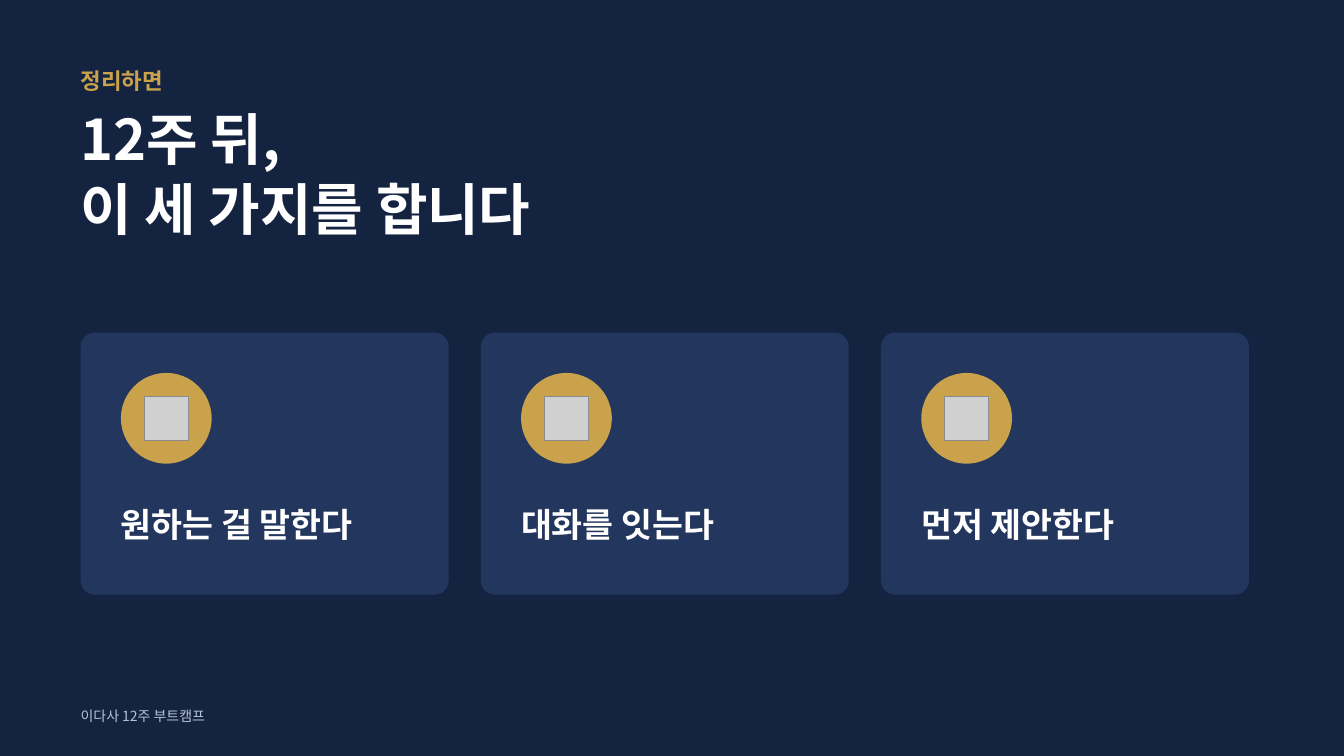
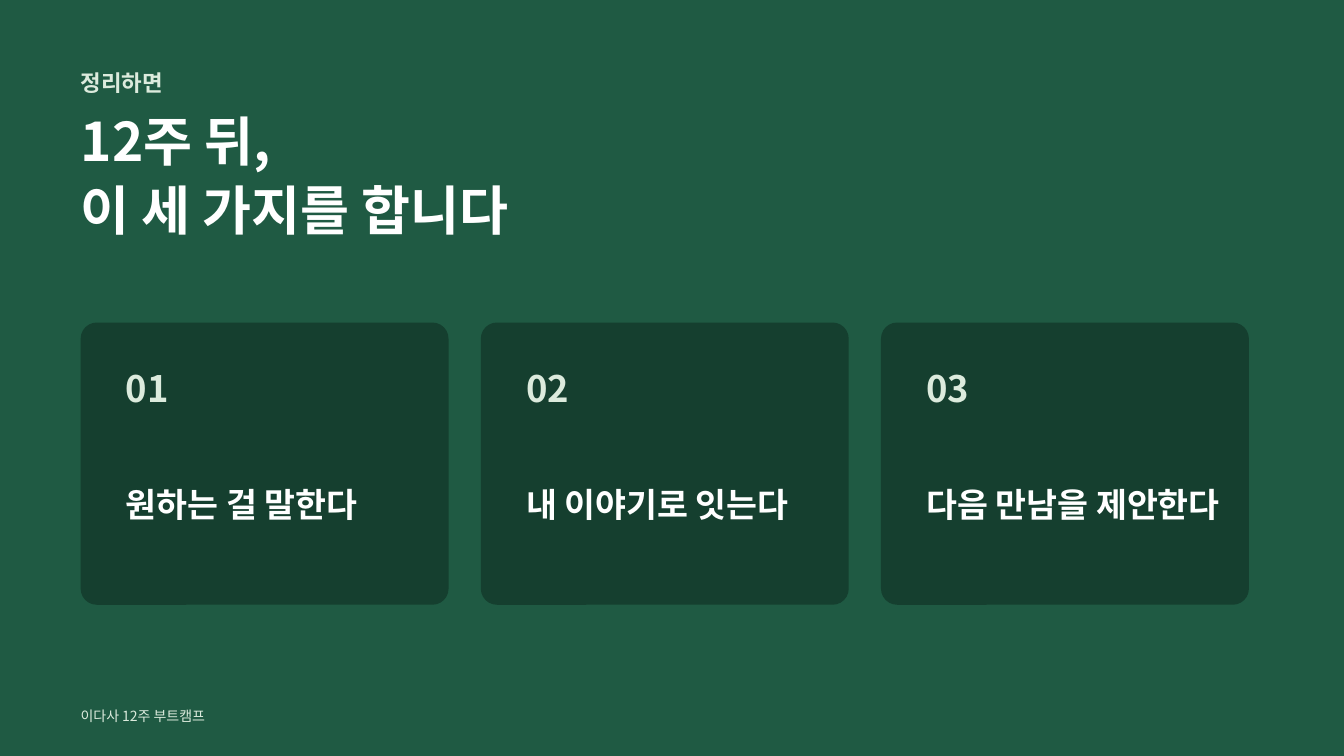
Before and after one commit to wnsgh55811-boop/speed, a slide deck: slide 22 of idasa-ot/이다사_12주부트캠프_OT.pptx (slide 14 before the commit). Drawn at 1344x756 pixels with LibreOffice and Linux fonts; fonts in the diff are those of the drawing; grey boxes stand for pictures. Boxes give left, top, right and bottom in pixels: in the first picture for what was removed or moved away, otherwise in the second. Text is boxed around its words. In the diff, an @@ line names an element or a change of style, - is before the commit and + after.

```diff
--- a/idasa-ot/이다사_12주부트캠프_OT.pptx
+++ b/idasa-ot/이다사_12주부트캠프_OT.pptx
@@ background #142340 to #1F5A43 @@
@@ text "정리하면" at (81,72,163,93): text colour #C9A24B to #DCEBDD @@
@@ title "12주 뒤," at (81,116,509,235): size 40 to 38 pt; line spacing 1.05 to 1.08 @@
@@ rounded rectangle: place and size @@
-rounded rectangle at (81,333,449,595)
+rounded rectangle at (81,323,449,605)
@@ rounded rectangle: place and size @@
-rounded rectangle at (481,333,849,595)
+rounded rectangle at (481,323,849,605)
@@ fill #23365E to #153F2F; shadow off; proportions changed in 3 elements at (81,323,449,605), (481,323,849,605), (881,323,1249,605) @@
@@ rounded rectangle: place and size @@
-rounded rectangle at (881,333,1249,595)
+rounded rectangle at (881,323,1249,605)
@@ ellipse removed at (121,373,212,464) @@
@@ text added at (126,374,169,403), 26 pt, text #DCEBDD, bold @@
+01
@@ ellipse removed at (521,373,612,464) @@
@@ text added at (526,374,569,403), 26 pt, text #DCEBDD, bold @@
+02
@@ ellipse removed at (922,373,1012,464) @@
@@ text added at (926,374,969,403), 26 pt, text #DCEBDD, bold @@
+03
@@ picture removed at (144,396,188,440) @@
@@ picture removed at (544,396,588,440) @@
@@ picture removed at (945,396,988,440) @@
@@ text "원하는 걸 말한다": place and size @@
-text "원하는 걸 말한다" at (121,508,353,540)
+text "원하는 걸 말한다" at (126,488,358,520)
@@ text at (526,488,789,520): text changed @@
-대화를 잇는다
+내 이야기로 잇는다
@@ text at (926,488,1220,520): text changed @@
-먼저 제안한다
+다음 만남을 제안한다
@@ text "이다사 12주 부트캠프" at (81,709,205,722): text colour #B8C2D4 to #DCEBDD @@
```
Also in this commit, not shown: 16 other slides changed, 14 slides added, 6 slides removed, 3 other files.
